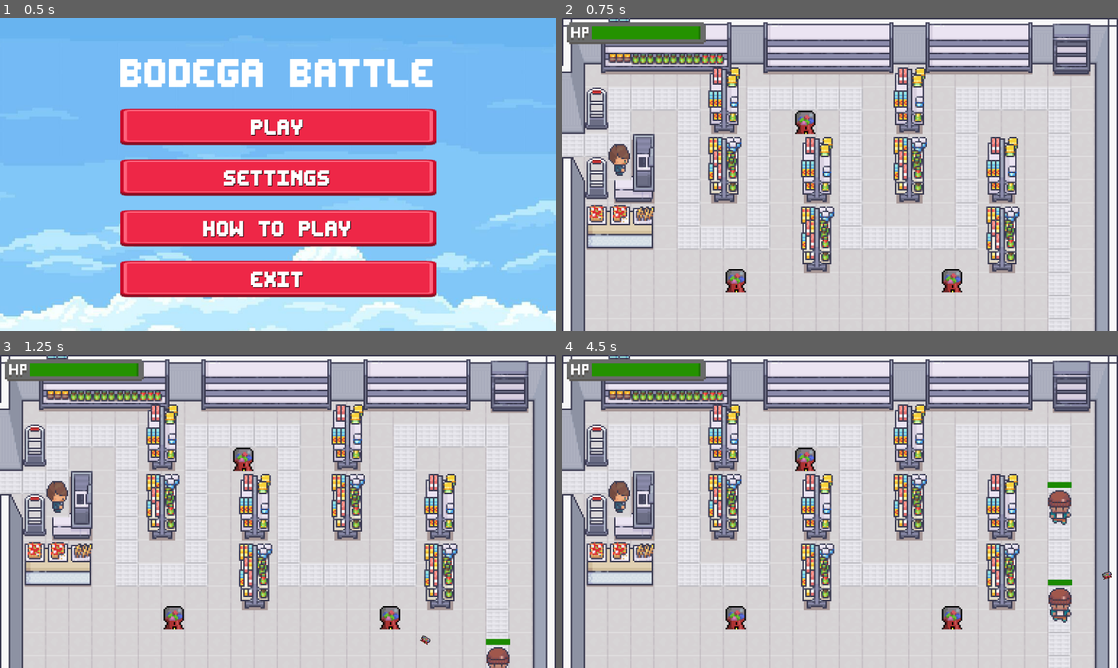
Above: before the commit, frames 1-4 (two rows, left to right).
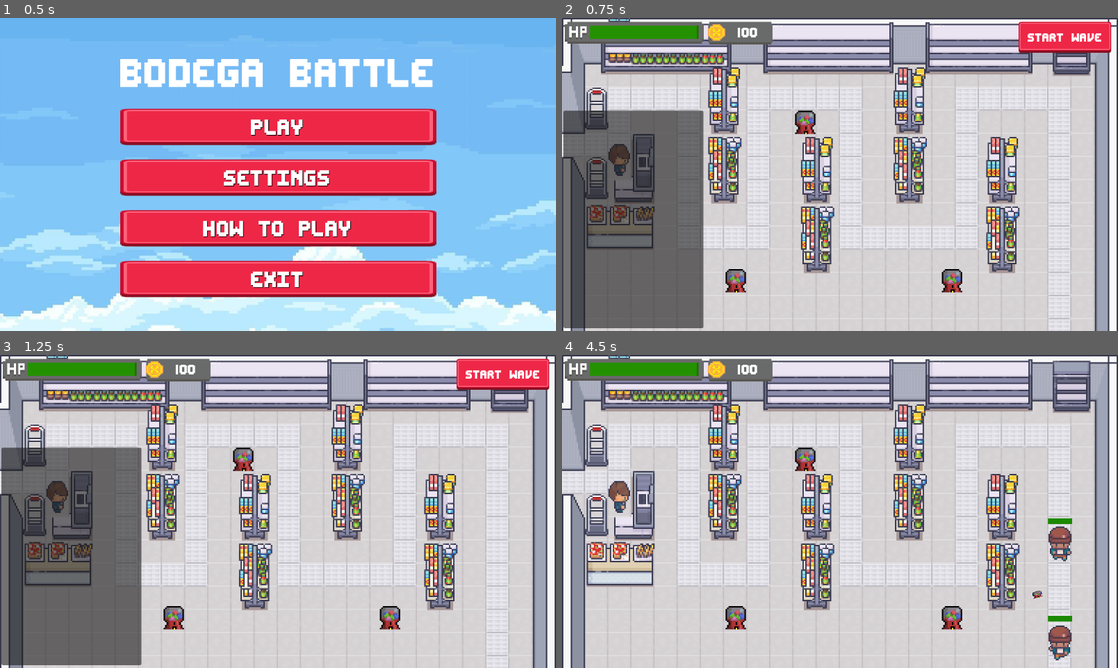
Above: after the commit, the same moments.

Repository: s27459-pj/bodega-battle
Game: Godot game, scene res://scene/scene_handler/scene_handler.tscn
The game is run twice, just before and just after one commit, with the same random seed, the same clock (stepped at 60 frames per second) and the same inputs.
Inputs (mouse positions are in pixels of both pictures, inside the frame that each line leads up to):
- Up to frame 1 (0.5 s): no input
- Up to frame 2 (0.75 s): click "PLAY" at 0.5 s
- Up to frame 3 (1.25 s): no input
- Up to frame 4 (4.5 s): click (1062, 373) at 1.25 s, where only the run after the commit has a clickable "Start Wave"

Frame 1 is identical in both runs. In frame 2, 20% of the frame differs, in the area x 0-99%, y 1-100%; in frame 3, 21%; in frame 4, 3.0%.

Commit message:
To fix menu phase

Diff:
--- a/objects/Enemies/enemy_logic.gd
+++ b/objects/Enemies/enemy_logic.gd
@@ -18,6 +18,7 @@
 	if current_health == 0:
 		queue_free()
 
+
 func update_health_bar():
 	var ratio = float(current_health) / float(max_health)
 	fill_bar.size.x = ratio * health_bar.size.x
--- a/objects/defences/ammo.gd
+++ b/objects/defences/ammo.gd
@@ -11,4 +11,12 @@
 		if collider.is_in_group("enemies"):
 			if collider.has_method("take_damage"):
 				collider.take_damage(10)
+				damage_SFX()
 			queue_free()
+
+func damage_SFX():
+	var sfx_player = get_tree().root.get_node("SceneHandler/SFXPlayer")
+	var hit_sound = preload("res://assets/audio/sound_effects/bubble-pop-2-293341.mp3")
+	if sfx_player:
+		sfx_player.stream = hit_sound
+		sfx_player.play()
--- a/objects/triggers/PlayerDamageTrigger/player_hit_trigger.gd
+++ b/objects/triggers/PlayerDamageTrigger/player_hit_trigger.gd
@@ -3,6 +3,7 @@
 @export var healthBar : Node2D
 
 func set_HP_ref(hp:Node2D):
+	print("chuj")
 	healthBar = hp
 
 func _ready() -> void:
--- /dev/null
+++ b/objects/ui/prep_phase_ui/prep_phase_ui.gd
@@ -0,0 +1,22 @@
+extends Control
+
+@onready var start_wave_button = $StartWave
+@onready var shop_label = $ShopPanel
+@onready var money_label = $MoneyLabel
+
+func _ready():
+	start_wave_button.pressed.connect(_on_start_wave_pressed)
+
+func _on_start_wave_pressed():
+	get_parent().get_parent().start_wave()
+
+func update_money(value: int):
+	money_label.text = str(value)
+
+func show_prep_ui():
+	start_wave_button.visible = true
+	shop_label.visible = true
+
+func hide_prep_ui():
+	start_wave_button.visible = false
+	shop_label.visible = false
--- /dev/null
+++ b/objects/ui/prep_phase_ui/prep_phase_ui.tscn
@@ -0,0 +1,66 @@
+[gd_scene load_steps=7 format=3 uid="uid://div1ree20fsjq"]
+
+[ext_resource type="Script" uid="uid://bclrjh8g1n1ob" path="res://objects/ui/prep_phase_ui/prep_phase_ui.gd" id="1_ousqb"]
+[ext_resource type="FontFile" uid="uid://cuq6cgihu0i06" path="res://assets/UI/fonts/editundo.ttf" id="2_8uefh"]
+[ext_resource type="Texture2D" uid="uid://7a3gs36mmjyt" path="res://assets/UI/gameOverlay/hp_bar.png" id="2_ihi7o"]
+[ext_resource type="Texture2D" uid="uid://ylmf3f531jhh" path="res://assets/UI/button/button_rectangle_depth_flat.png" id="2_sbces"]
+[ext_resource type="Texture2D" uid="uid://tobhrn6baoar" path="res://assets/UI/other/vecteezy_pixel-art-play-button_8506353.png" id="3_7ehl6"]
+[ext_resource type="Texture2D" uid="uid://crpsobwbvnmo0" path="res://assets/UI/button/button_rectangle_depth_gradient.png" id="3_fur47"]
+
+[node name="Prep_phase_UI" type="Control"]
+layout_mode = 3
+anchors_preset = 0
+script = ExtResource("1_ousqb")
+
+[node name="Frame" type="Sprite2D" parent="."]
+position = Vector2(369.5, 31.5)
+scale = Vector2(2.07813, 4.7)
+texture = ExtResource("2_ihi7o")
+
+[node name="StartWave" type="TextureButton" parent="."]
+layout_mode = 0
+offset_left = 946.0
+offset_top = 8.0
+offset_right = 1138.0
+offset_bottom = 72.0
+texture_normal = ExtResource("2_sbces")
+texture_pressed = ExtResource("3_fur47")
+
+[node name="Label" type="Label" parent="StartWave"]
+layout_mode = 1
+anchors_preset = 8
+anchor_left = 0.5
+anchor_top = 0.5
+anchor_right = 0.5
+anchor_bottom = 0.5
+offset_left = -42.0
+offset_top = -11.5
+offset_right = 42.0
+offset_bottom = 11.5
+grow_horizontal = 2
+grow_vertical = 2
+theme_override_fonts/font = ExtResource("2_8uefh")
+theme_override_font_sizes/font_size = 30
+text = "Start Wave"
+
+[node name="MoneyLabel" type="Label" parent="."]
+layout_mode = 0
+offset_left = 364.0
+offset_top = 14.0
+offset_right = 407.0
+offset_bottom = 46.0
+theme_override_fonts/font = ExtResource("2_8uefh")
+theme_override_font_sizes/font_size = 35
+text = "100"
+
+[node name="Sprite2D" type="Sprite2D" parent="MoneyLabel"]
+position = Vector2(-44, 16)
+scale = Vector2(0.0174442, 0.0164516)
+texture = ExtResource("3_7ehl6")
+
+[node name="ShopPanel" type="Panel" parent="."]
+layout_mode = 0
+offset_left = 3.0
+offset_top = 192.0
+offset_right = 293.0
+offset_bottom = 642.0
--- a/scene/level_main/GameScene.tscn
+++ b/scene/level_main/GameScene.tscn
@@ -1,21 +1,23 @@
-[gd_scene load_steps=5 format=3 uid="uid://dkx50masn7ffx"]
+[gd_scene load_steps=6 format=3 uid="uid://dkx50masn7ffx"]
 
 [ext_resource type="PackedScene" uid="uid://q2m5vf81jwqn" path="res://scene/level_main/level_main.tscn" id="1_cieuw"]
 [ext_resource type="Script" uid="uid://c4inmk81y15o" path="res://scene/level_main/gameScene.gd" id="1_g0iv5"]
 [ext_resource type="PackedScene" uid="uid://b00yqug64m8w7" path="res://objects/ui/health/ui_health.tscn" id="3_eow4k"]
-[ext_resource type="PackedScene" path="res://scene/menu/pause_menu.tscn" id="3_nn7n3"]
+[ext_resource type="PackedScene" uid="uid://r3lmq4yt0woa" path="res://scene/menu/pause_menu.tscn" id="3_nn7n3"]
+[ext_resource type="PackedScene" uid="uid://div1ree20fsjq" path="res://objects/ui/prep_phase_ui/prep_phase_ui.tscn" id="4_ylvg0"]
 
 [node name="GameScene" type="Node2D"]
 script = ExtResource("1_g0iv5")
 
-[node name="LevelMain" parent="." node_paths=PackedStringArray("UI_health") instance=ExtResource("1_cieuw")]
-UI_health = NodePath("../UI-Health")
+[node name="LevelMain" parent="." instance=ExtResource("1_cieuw")]
 
 [node name="CanvasLayer" type="CanvasLayer" parent="."]
 
 [node name="PauseMenu2" parent="CanvasLayer" instance=ExtResource("3_nn7n3")]
 
+[node name="Prep_phase_UI" parent="CanvasLayer" instance=ExtResource("4_ylvg0")]
+
 [node name="UI-Health" parent="." node_paths=PackedStringArray("game_scene") instance=ExtResource("3_eow4k")]
-position = Vector2(154, 32)
+position = Vector2(150, 31)
 scale = Vector2(1.5, 1.5)
 game_scene = NodePath("..")
--- a/scene/level_main/gameScene.gd
+++ b/scene/level_main/gameScene.gd
@@ -1,9 +1,29 @@
 extends Node2D
 
 @onready var ui_health: Node2D = $"UI-Health"
+@onready var player_hit_trigger: Area2D = $LevelMain/PlayerHitTrigger
+@onready var UI_prep : Control = $CanvasLayer/Prep_phase_UI
+
+@export var UI_health: Node2D
+
+enum GameState { PREP, WAVE }
+var state: GameState = GameState.PREP
 
 func _ready() -> void:
+	print(UI_prep)
+	player_hit_trigger.set_HP_ref(ui_health)
+	UI_prep.update_money(100)
+	enter_prep_phase()
+
+func enter_prep_phase():
+	state = GameState.PREP
+	UI_prep.show_prep_ui()
+
+func start_wave():
+	state = GameState.WAVE
+	UI_prep.hide_prep_ui()
 	startNextWave()
+	player_hit_trigger.set_HP_ref(UI_health)
 
 ## Enemy-Wave functions
 func startNextWave():
--- a/scene/level_main/level_main.gd
+++ b/scene/level_main/level_main.gd
@@ -1,7 +1 @@
 extends Node2D
-
-@export var UI_health: Node2D
-@onready var player_hit_trigger: Area2D = $PlayerHitTrigger
-
-func _ready() -> void:
-	player_hit_trigger.set_HP_ref(UI_health)
Binary file added: assets/UI/other/vecteezy_pixel-art-play-button_8506353.png
Not shown, added: assets/UI/other/vecteezy_pixel-art-play-button_8506353.png.import
Not shown, added: assets/audio/sound_effects/bubble-pop-2-293341.mp3.import
Not shown, added: objects/ui/prep_phase_ui/prep_phase_ui.gd.uid
Not shown, added: assets/audio/sound_effects/bubble-pop-2-293341.mp3
